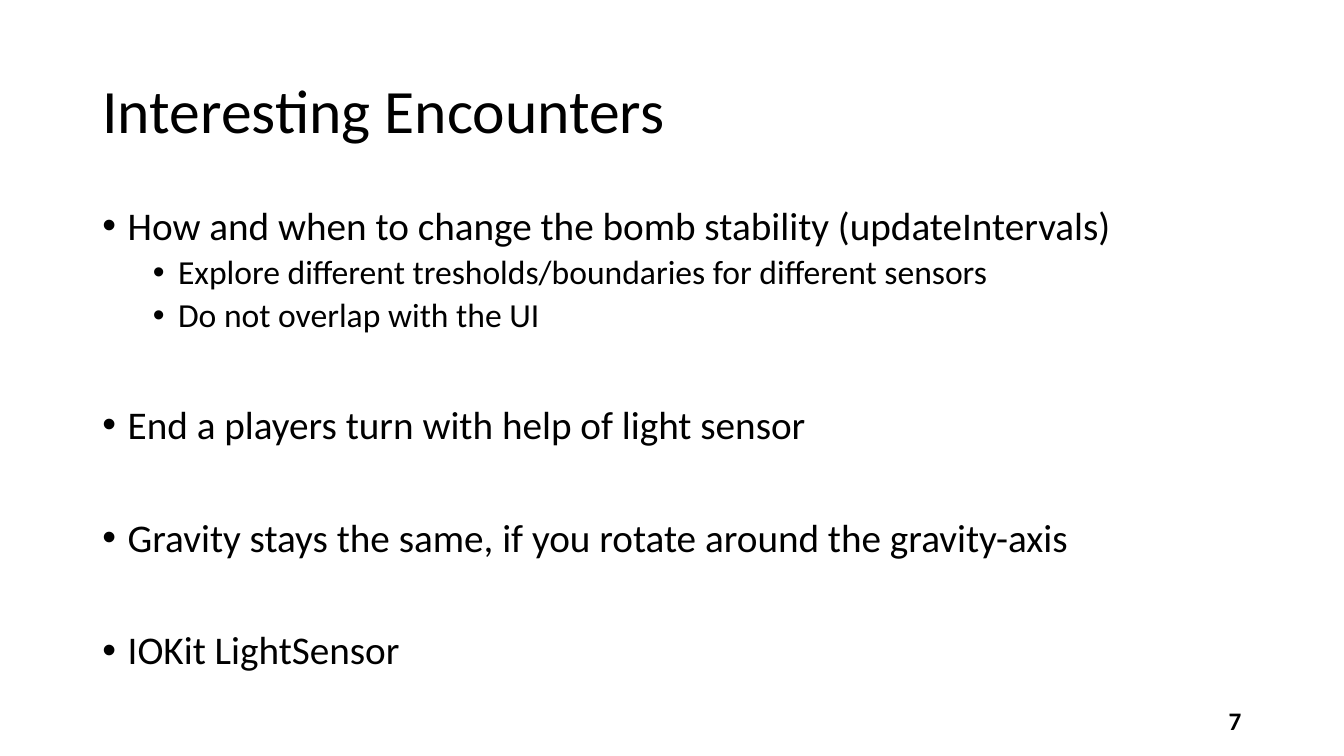
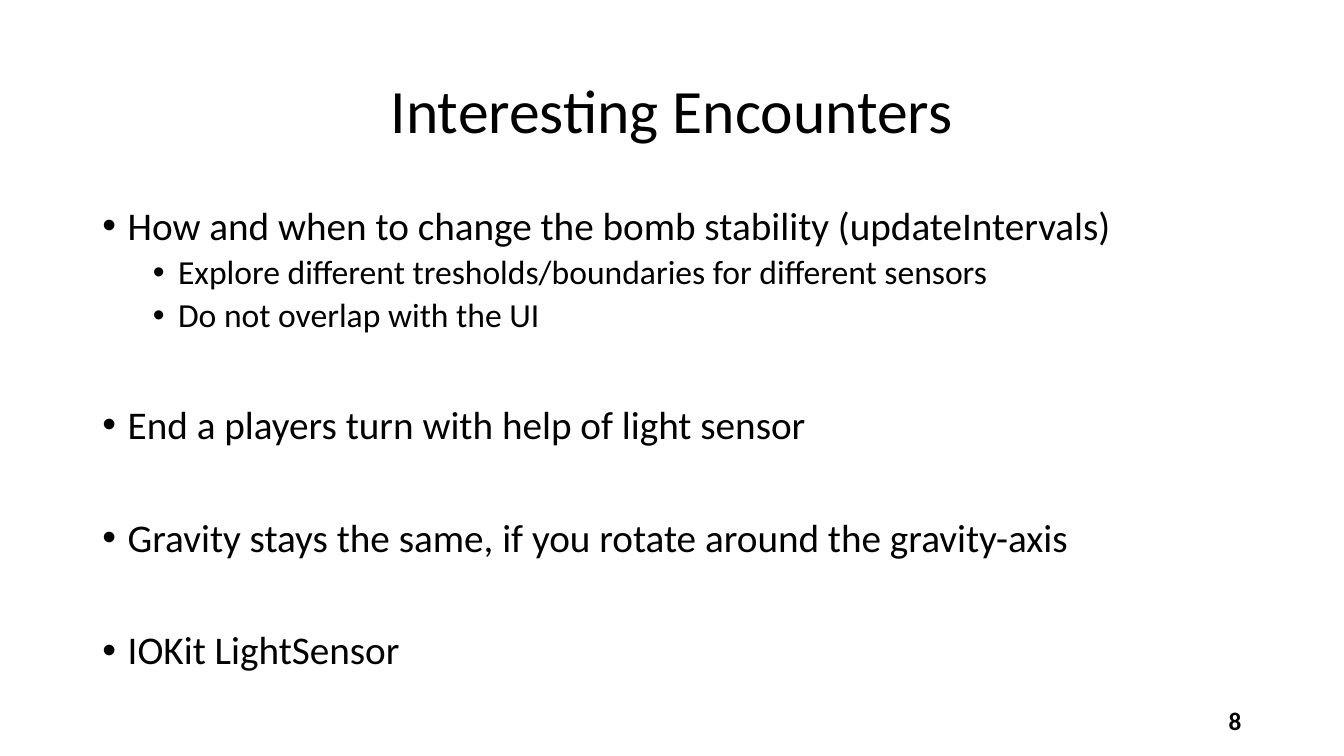
Before and after one commit to lukgav/ios-ar, a slide deck: slide 8 of projectPresentation/WatchOut Presentation.pptx (slide 7 before the commit). Drawn at 1344x756 pixels with LibreOffice and Linux fonts; fonts in the diff are those of the drawing. Boxes give left, top, right and bottom in pixels: in the first picture for what was removed or moved away, otherwise in the second. Text is boxed around its words. In the diff, an @@ line names an element or a change of style, - is before the commit and + after.

```diff
--- a/projectPresentation/WatchOut Presentation.pptx
+++ b/projectPresentation/WatchOut Presentation.pptx
@@ title "Interesting Encounters" at bbox=[391, 90, 953, 144]: alignment left to centre @@
@@ page number at bbox=[1229, 712, 1242, 730]: text changed @@
-7
+8
```
Also in this commit, not shown: 6 other slides changed, 4 slides added.
